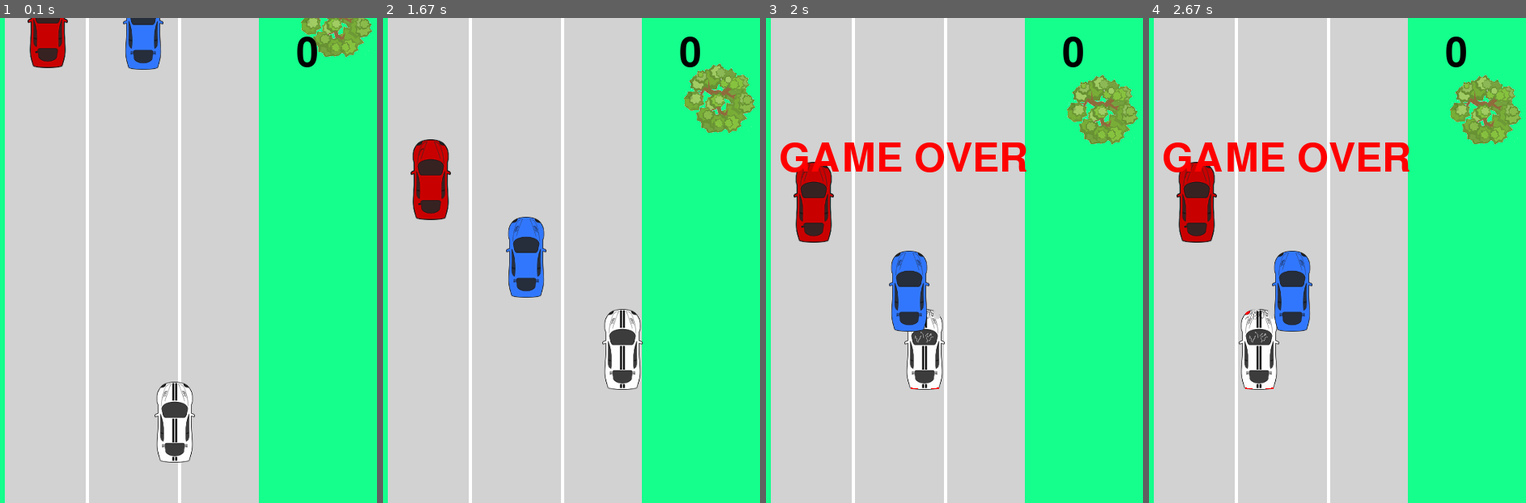
Above: before the commit, frames 1-4 (left to right).
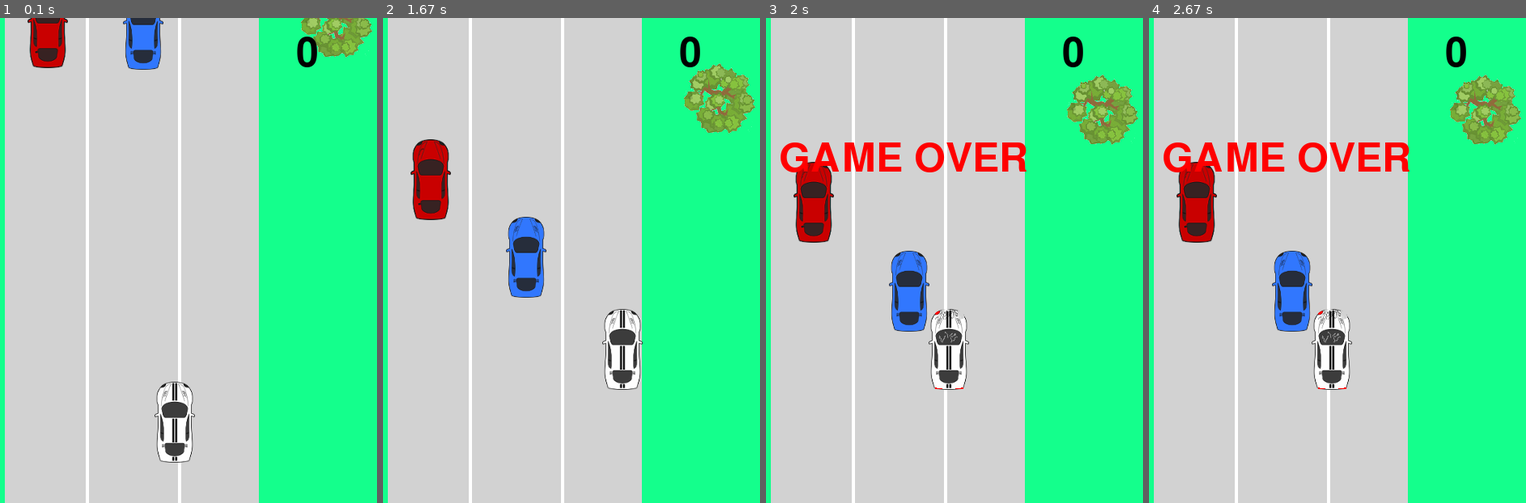
Above: after the commit, the same moments.

Repository: lucasbiel7/pygame
Game: pygame game, started from car_aluno.py
Same seed, same stepped clock (60 frames per second), same inputs: the game is played once before the commit and once after it.
Inputs:
- Up to frame 1 (0.1 s): no input
- Up to frame 2 (1.67 s): hold Right 0.33-0.8 s; hold Up 0.83-1.13 s; hold Right 1.17-1.63 s
- Up to frame 3 (2 s): hold Left from 1.67 s (still down)
- Up to frame 4 (2.67 s): release Left at 2.2 s

Frames 1-2 are identical in both runs. In frame 3, 2.0% of the frame differs, in the area x 36-54%, y 60-77%; in frame 4, 2.6%, in the area x 23-54%, y 60-77%.

Commit message:
Removendo movimentação do carro do usuário caso ele bata em um oponente

Diff:
--- a/car_aluno.py
+++ b/car_aluno.py
@@ -237,7 +237,7 @@
 def buildCarControls():
     x = 0
     y = 0
-    if pygame.key.get_focused():
+    if pygame.key.get_focused() and not LOSE:
         key = pygame.key.get_pressed()
         half_width = car_rect.width / 2
         half_height = car_rect.height / 2
